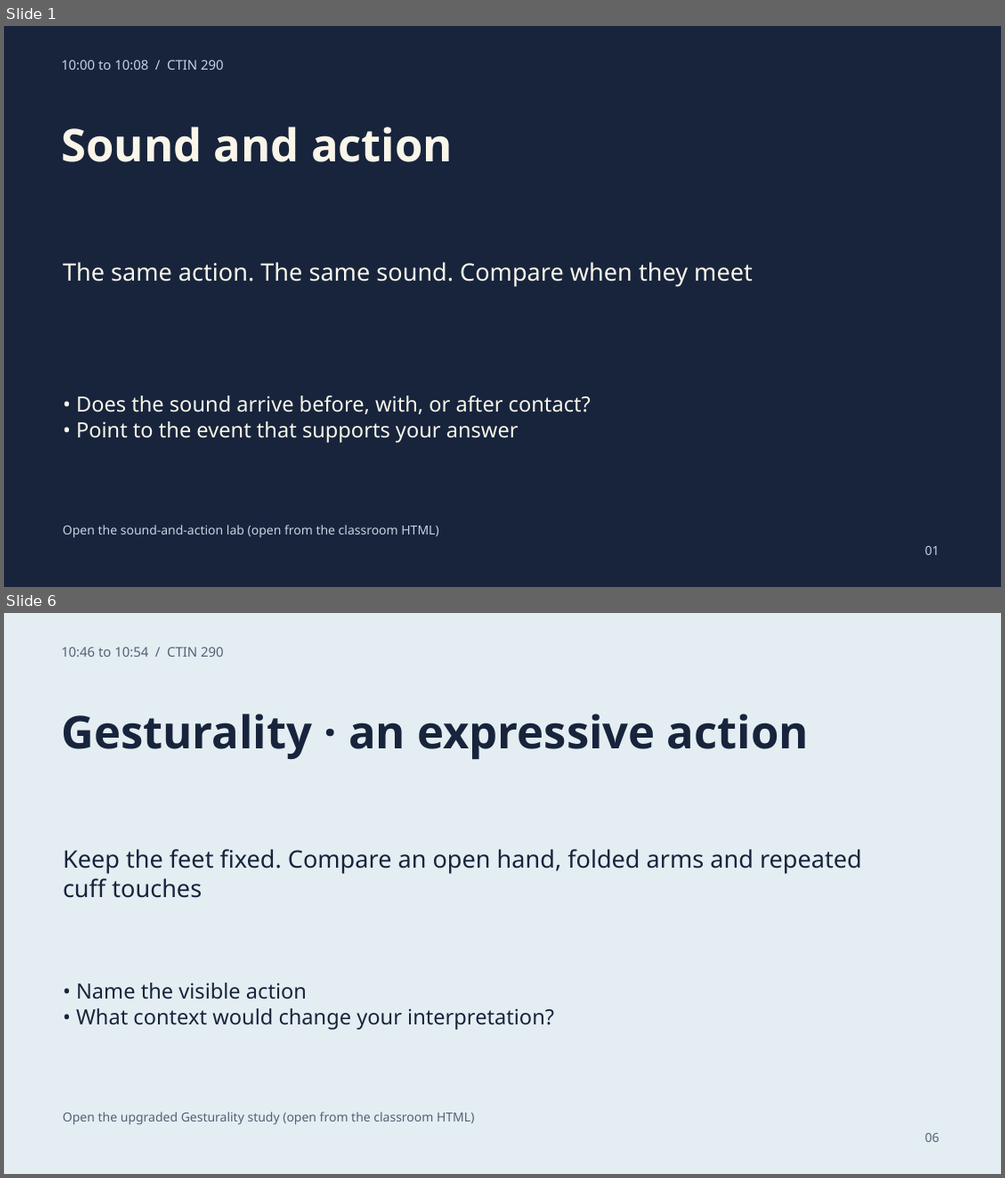
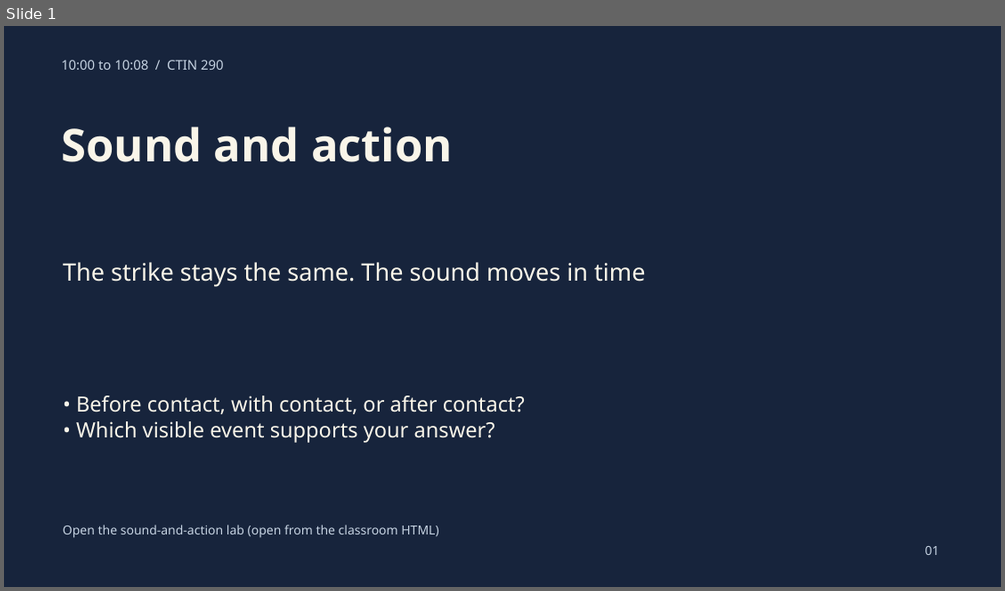
Before and after one commit to GordonUSC/the-cabinet, a slide deck: ctin290-september-21/CLASSROOM/CTIN-290-Classroom-Slides.pptx. Shown one above the other, each under a label of ours: slides 1 and 6 before the commit, slide 1 after it; the slides between them are not shown. The pictures are 1005x1178 and 1005x591 pixels, drawn with LibreOffice and Linux fonts; fonts in the diff are those of the drawing. Boxes give left, top, right and bottom in pixels: in the first picture for what was removed or moved away, otherwise in the second. Text is boxed around its words. In the diff, an @@ line names an element or a change of style, - is before the commit and + after.

Commit message:
Unify CTIN 290 packet around approved Critical Role cold open

```diff
--- a/ctin290-september-21/CLASSROOM/CTIN-290-Classroom-Slides.pptx
+++ b/ctin290-september-21/CLASSROOM/CTIN-290-Classroom-Slides.pptx
@@ slide 6 removed at [4,613,1001,1174], background #E4EDF2 @@
@@ text removed at [61,647,224,657] @@
-10:46 to 10:54 / CTIN 290
@@ text removed at [61,714,809,759] @@
-Gesturality · an expressive action
@@ text removed at [63,849,862,898] @@
-Keep the feet fixed. Compare an open hand, folded arms and repeated cuff touches
@@ text removed at [76,982,554,1030] @@
-• Name the visible action
-• What context would change your interpretation?
@@ text removed at [63,1111,474,1125] @@
-Open the upgraded Gesturality study (open from the classroom HTML)
@@ text removed at [925,1133,939,1142] @@
-06
@@ slide 1 changed as well @@
@@ text at [63,262,645,287]: text changed @@
-The same action. The same sound. Compare when they meet
+The strike stays the same. The sound moves in time
@@ text at [76,395,525,443]: text changed @@
-• Does the sound arrive before, with, or after contact?
-• Point to the event that supports your answer
+• Before contact, with contact, or after contact?
+• Which visible event supports your answer?
```
Also in this commit, not shown: 11 other slides changed, 2 other slides removed, 18 other files.
